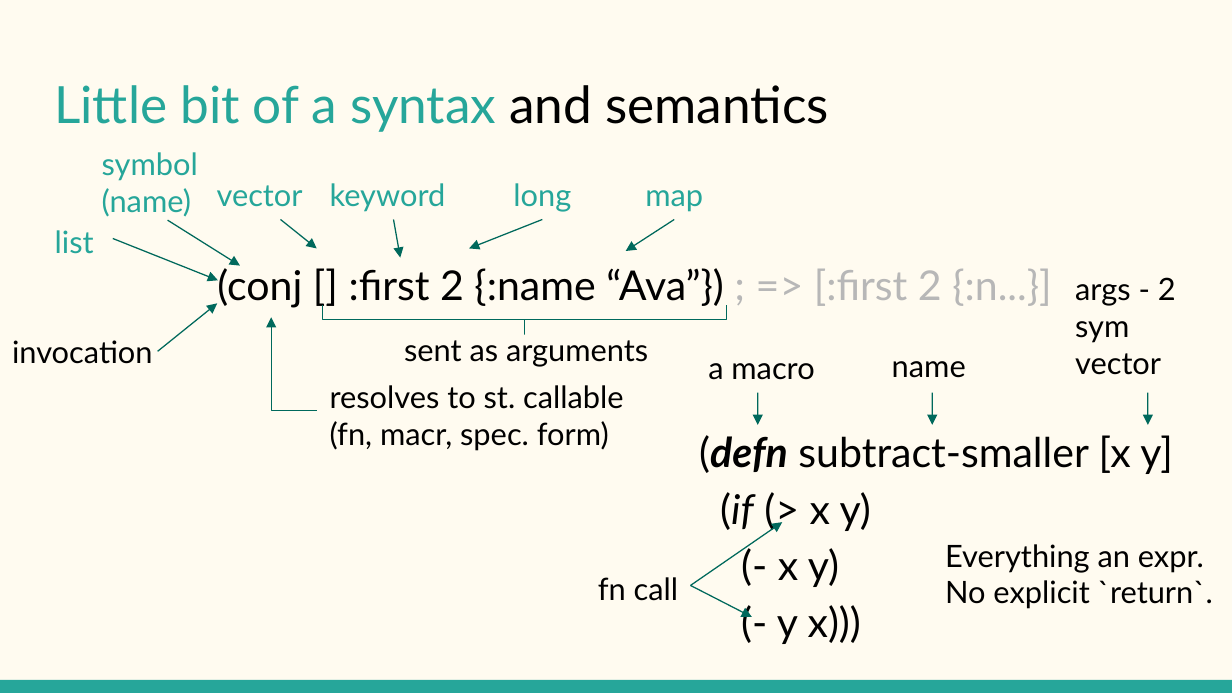
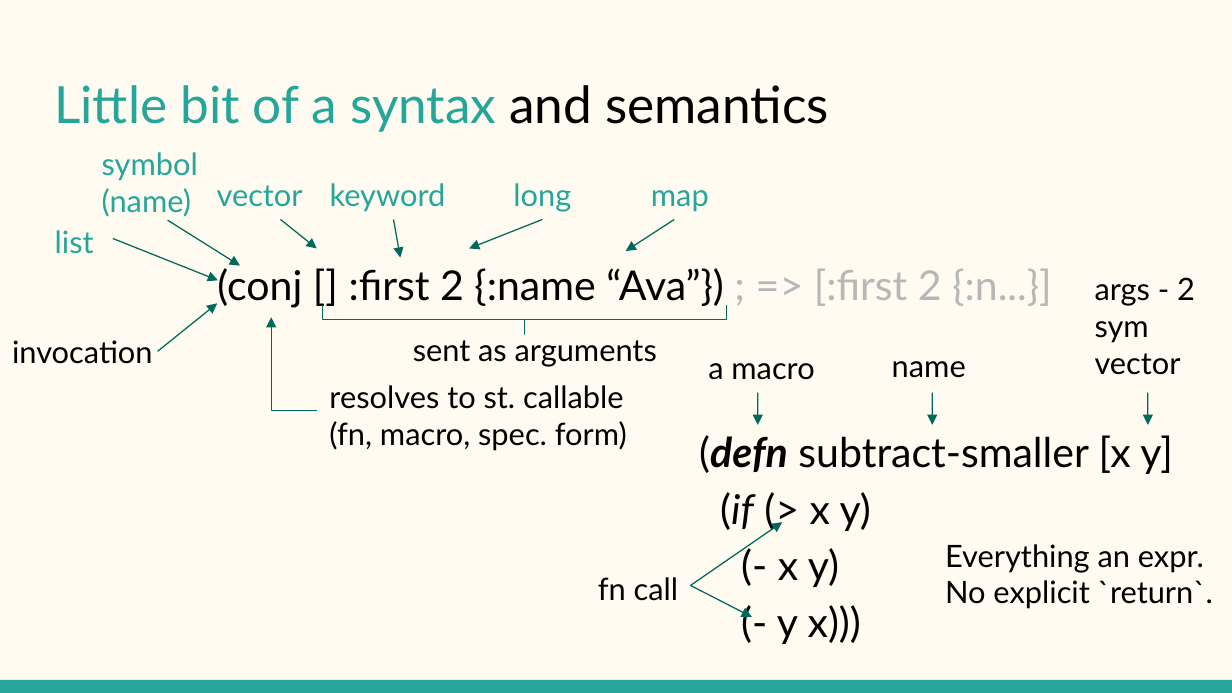
Before and after one commit to holyjak/interactive-dev-wshop, a slide deck: slide 3 of doc/Clojure syntax intro slides.odp. Drawn at 1232x693 pixels with LibreOffice and Linux fonts; fonts in the diff are those of the drawing. Boxes give left, top, right and bottom in pixels: in the first picture for what was removed or moved away, otherwise in the second. Text is boxed around its words. In the diff, an @@ line names an element or a change of style, - is before the commit and + after.

```diff
--- a/doc/Clojure syntax intro slides.odp
+++ b/doc/Clojure syntax intro slides.odp
@@ text "map" moved from (x1=645, y1=190, x2=703, y2=212) to (x1=651, y1=190, x2=709, y2=212) @@
@@ text "args - 2 sym vector" moved from (x1=1075, y1=277, x2=1176, y2=375) to (x1=1095, y1=277, x2=1195, y2=375) @@
@@ text "sent as arguments" moved from (x1=404, y1=334, x2=648, y2=367) to (x1=413, y1=334, x2=657, y2=367) @@
@@ text at (x1=329, y1=421, x2=627, y2=451): text changed @@
-(fn, macr, spec. form)
+(fn, macro, spec. form)
```
Also in this commit, not shown: 2 other slides changed.
